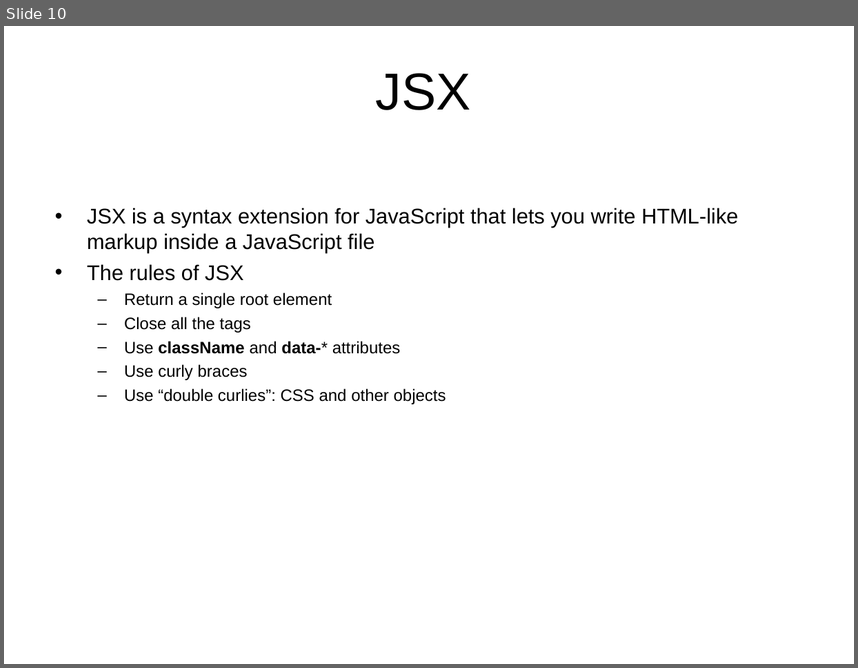
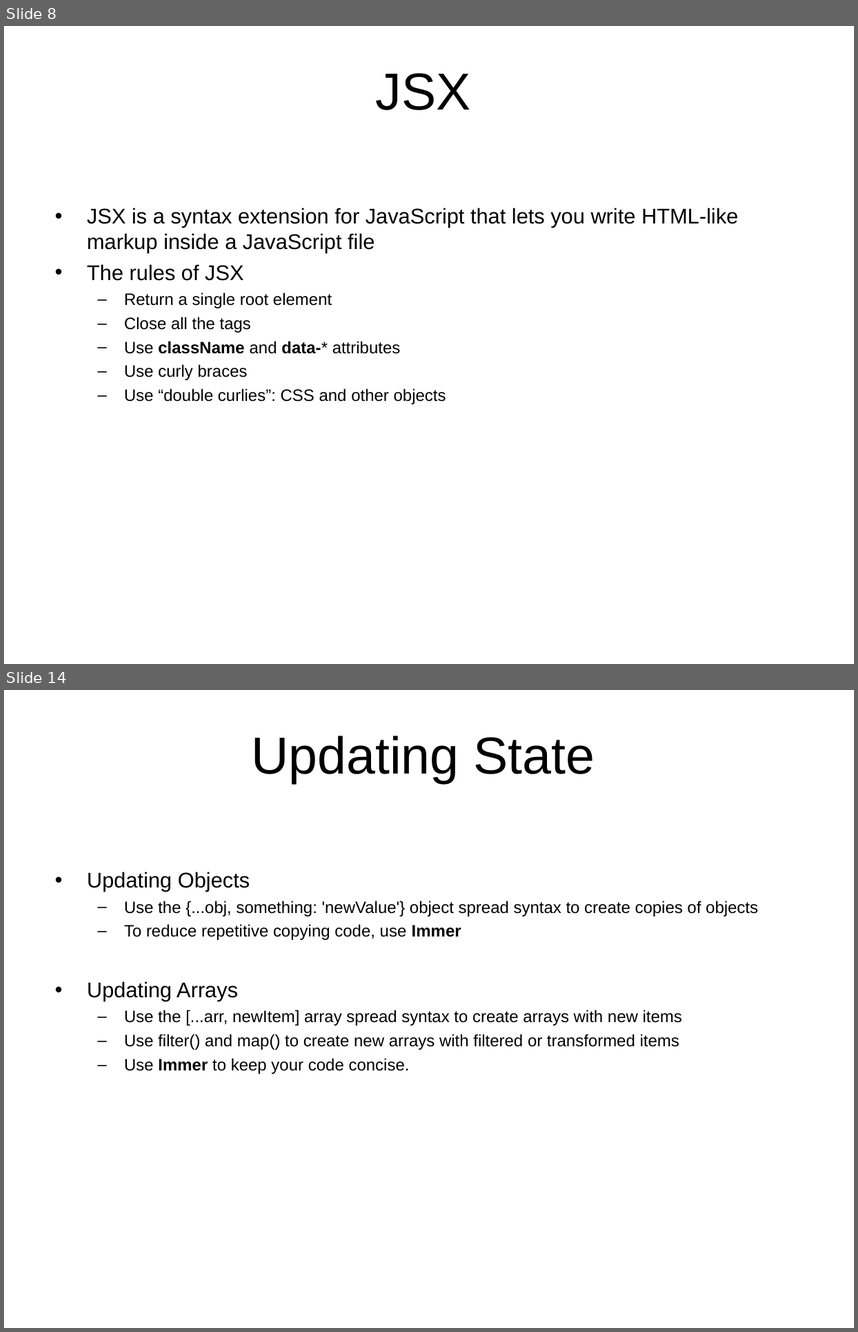
Before and after one commit to thongleclv/reactjs, a slide deck: React Overview.ppt. Shown one above the other, each under a label of ours: slide 10 before the commit, slides 8 and 14 after it; the slides between them are not shown. The pictures are 858x668 and 858x1332 pixels, drawn with LibreOffice and Linux fonts; fonts in the diff are those of the drawing; background and template pictures are left out. Boxes give left, top, right and bottom in pixels: in the first picture for what was removed or moved away, otherwise in the second. Text is boxed around its words. In the diff, an @@ line names an element or a change of style, - is before the commit and + after.

```diff
--- a/React Overview.ppt
+++ b/React Overview.ppt
@@ slide 14 added at [4, 690, 854, 1328], background picture (left out) @@
@@ title added at [251, 736, 595, 783], 44 pt, text #000000 @@
+Updating State
@@ text added at [87, 871, 758, 1074], 14 pt, text #000000 @@
+• Updating Objects
+  – Use the {...obj, something: 'newValue'} object spread syntax to create copies of objects
+  – To reduce repetitive copying code, use Immer
+• Updating Arrays
+  – Use the [...arr, newItem] array spread syntax to create arrays with new items
+  – Use filter() and map() to create new arrays with filtered or transformed items
+  – Use Immer to keep your code concise.
@@ what was slide 10 is now slide 8 @@
```
Also in this commit, not shown: 8 slides changed, 7 other slides added, 5 slides removed, 1 other file.
